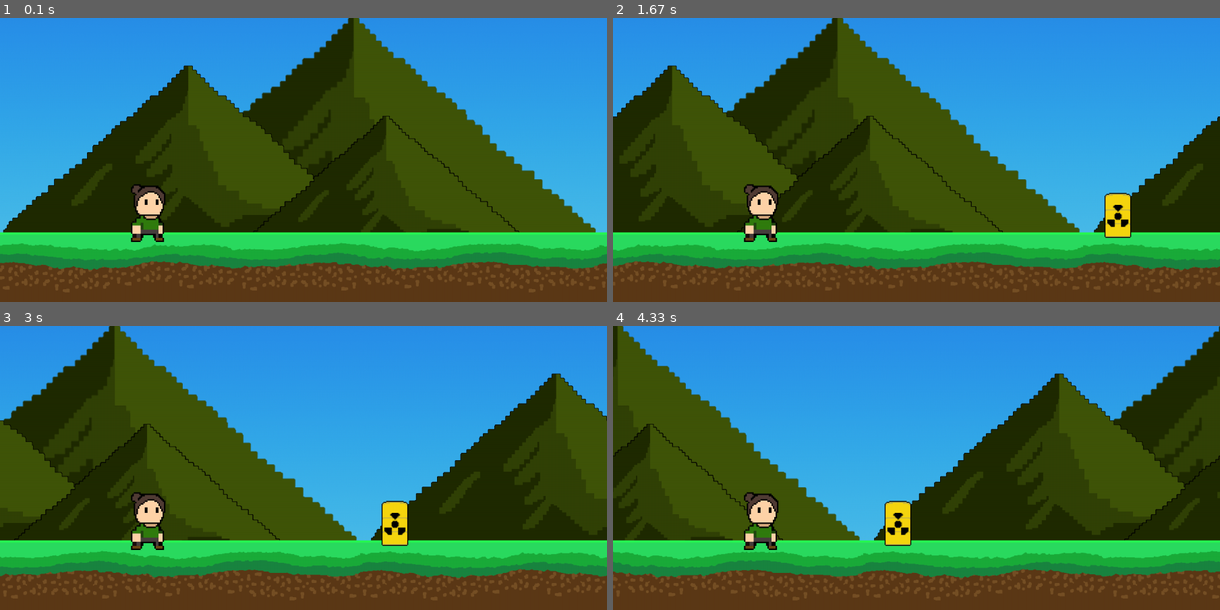
Above: before the commit, frames 1-4 (two rows, left to right).
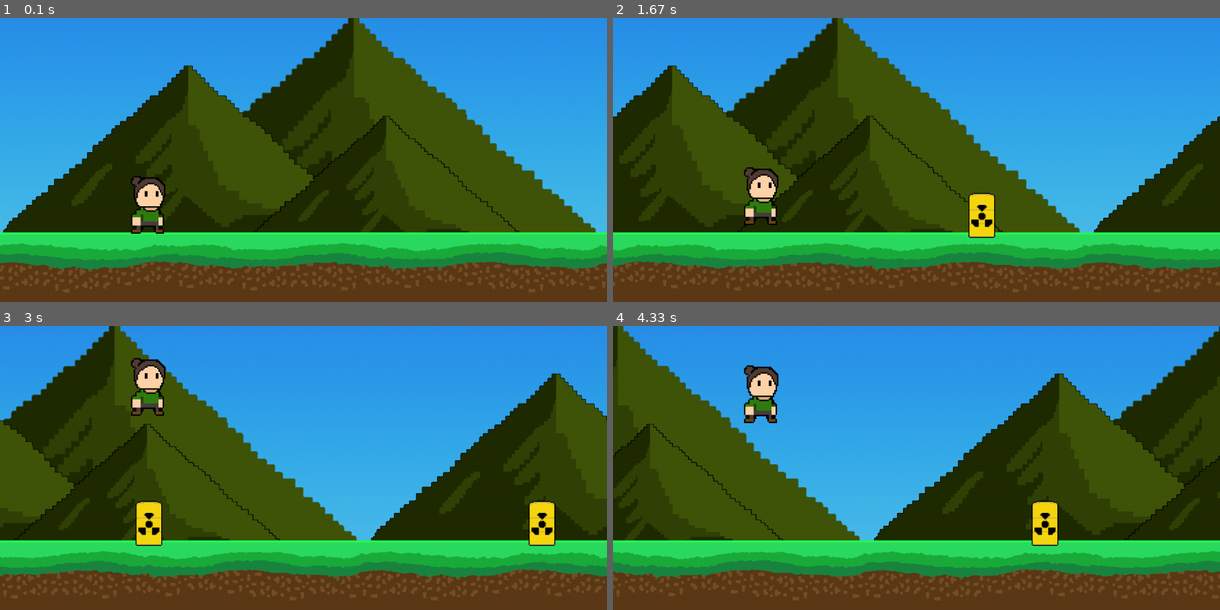
Above: after the commit, the same moments.

Repository: andrebrito16/sergios-adventure
Game: pygame game, started from game.py
Same seed, same stepped clock (60 frames per second), same inputs: the game is played once before the commit and once after it.
Inputs:
- Up to frame 1 (0.1 s): no input
- Up to frame 2 (1.67 s): tap Space at 0.33, 0.73, 1.03, 1.23, 1.57 s
- Up to frame 3 (3 s): tap Space at 1.87, 2.07, 2.37, 2.63 s
- Up to frame 4 (4.33 s): tap Space at 3.4, 3.8, 4.1 s

The runs differ from the first frame. In frame 1, 1.0% of the frame differs, in the area x 21-28%, y 55-79%; in frame 2, 2.6%; in frame 3, 3.3%; in frame 4, 3.3%, in the area x 21-74%, y 13-79%.

Commit message:
added more barrels (random)

Diff:
--- a/src/screens/TelaJogo.py
+++ b/src/screens/TelaJogo.py
@@ -1,4 +1,6 @@
 import sys
+import random
+from time import sleep
 from os import path
 import pygame
 
@@ -22,11 +24,20 @@
         self.rect = self.image.get_rect()
         self.rect.x = 1350
         self.rect.y = 380
-        self.speedx  = -3
+        self.speedx  = -(random.randint(3, 6))
+
 
     def update(self):
         self.rect.x += self.speedx
 
+        if self.rect.x < -100:
+            self.kill()
+GROUND = HEIGHT * 5//6 - 30
+GRAVITY = 1.5
+JUMP_SIZE = 30
+STILL = 0
+JUMPING = 1
+FALLING = 2
 class Player(pygame.sprite.Sprite):
 
     def __init__(self, assets, posx):
@@ -37,9 +48,27 @@
         self.rect = self.image.get_rect()
         self.rect.centery = 429
         self.rect.x = posx
-        self.scale = 3
+        self.state = STILL
+        self.speedy = 0
 
     # Método update
+    def update(self):
+        self.speedy += GRAVITY
+
+        if self.speedy > 0:
+            self.state = FALLING
+        self.rect.y += self.speedy
+
+        if self.rect.bottom > GROUND:
+            self.rect.bottom = GROUND
+            self.speedy = 0
+            self.state = STILL
+
+    def jump(self):
+        if self.state == STILL:
+            self.speedy -= JUMP_SIZE
+            self.state = JUMPING
+
 
 
 all_sprites = pygame.sprite.Group()
@@ -47,39 +76,40 @@
 groups = {}
 groups['all_sprites'] = all_sprites
 
-
+player_speedy = 10
 def tela_jogo(screen):
     assets = load_assets()
 
-    barrel1 = Barrel(assets)
-    all_barrels.add(barrel1)
+    barrel_last = Barrel(assets)
+    all_barrels.add(barrel_last)
 
-
-    all_sprites.add(Player(assets, 250))
+    player = Player(assets, 250)
+    all_sprites.add(player)
     lista_sprites = [all_sprites]
 
     clock = pygame.time.Clock()
-
 
     background = assets['background']
     background = pygame.transform.scale(background, (WIDTH, HEIGHT))
     background_rect = background.get_rect()
 
     estado = game
-    barrel1.speedx
+
     while estado:
         clock.tick(FPS)
-        if barrel1.rect.x < 400:
-            barrel2 = Barrel(assets)
-
-            all_barrels.add(barrel2)
+        if barrel_last.rect.x < 1350-150 and random.randint(1,100) == 2:
+            barrel_last = Barrel(assets)
+            barrel_last.speedx = -(random.randint(1, 6))
+            all_barrels.add(barrel_last)
 
         # ----- Trata eventos
         for event in pygame.event.get():
             # ----- Verifica consequências
             if event.type == pygame.QUIT:
                 estado = False
-
+            if event.type == pygame.KEYDOWN:
+                if event.key == pygame.K_SPACE:
+                    player.jump()
 
         background_rect.x += world_speed
         if background_rect.right < 0:
